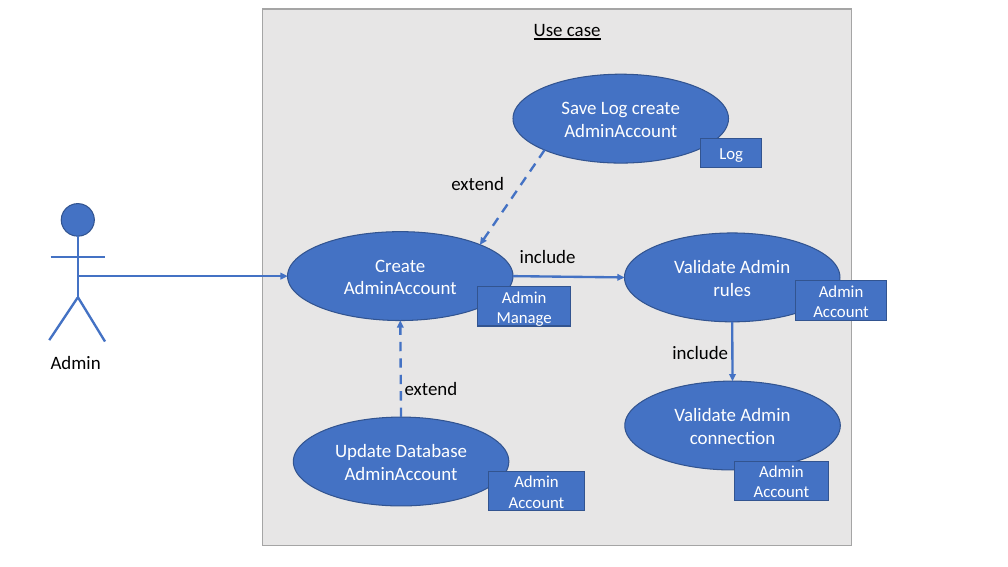
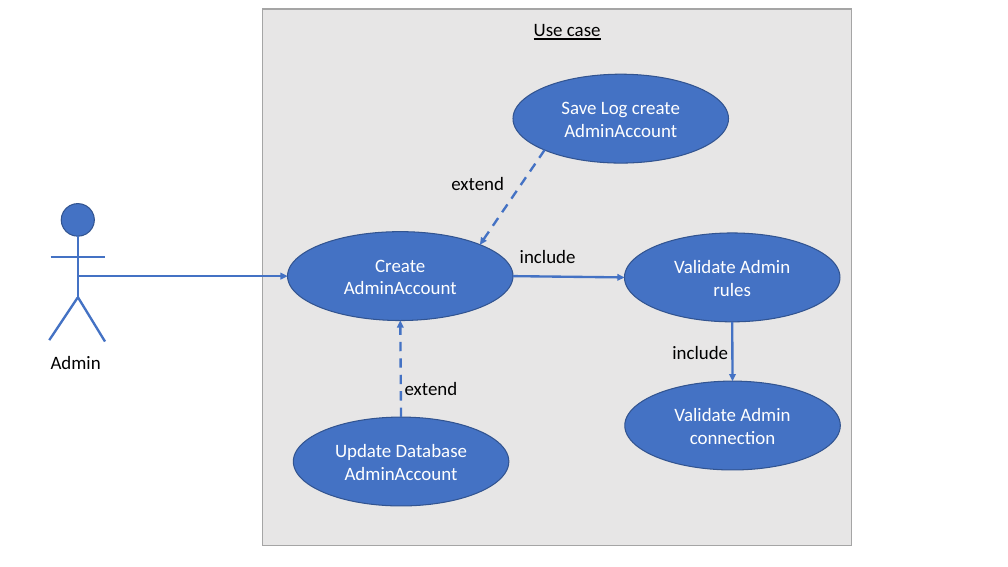
Before and after one commit to tcatonet/AL, a slide deck: slide 30 of projet AL.pptx (slide 26 before the commit). Drawn at 1008x567 pixels with LibreOffice and Linux fonts; fonts in the diff are those of the drawing. Boxes give left, top, right and bottom in pixels: in the first picture for what was removed or moved away, otherwise in the second. Text is boxed around its words. In the diff, an @@ line names an element or a change of style, - is before the commit and + after.

```diff
--- a/projet AL.pptx
+++ b/projet AL.pptx
@@ rectangle removed at box(701, 138, 761, 167) @@
-Log
@@ rectangle removed at box(478, 287, 570, 327) @@
-Admin Manage
@@ rectangle removed at box(796, 281, 886, 321) @@
-Admin Account
@@ rectangle removed at box(488, 472, 585, 511) @@
-Admin Account
@@ rectangle removed at box(735, 461, 829, 501) @@
-Admin Account
```
Also in this commit, not shown: 11 other slides changed, 5 slides added, 1 slide removed, 1 other file.
